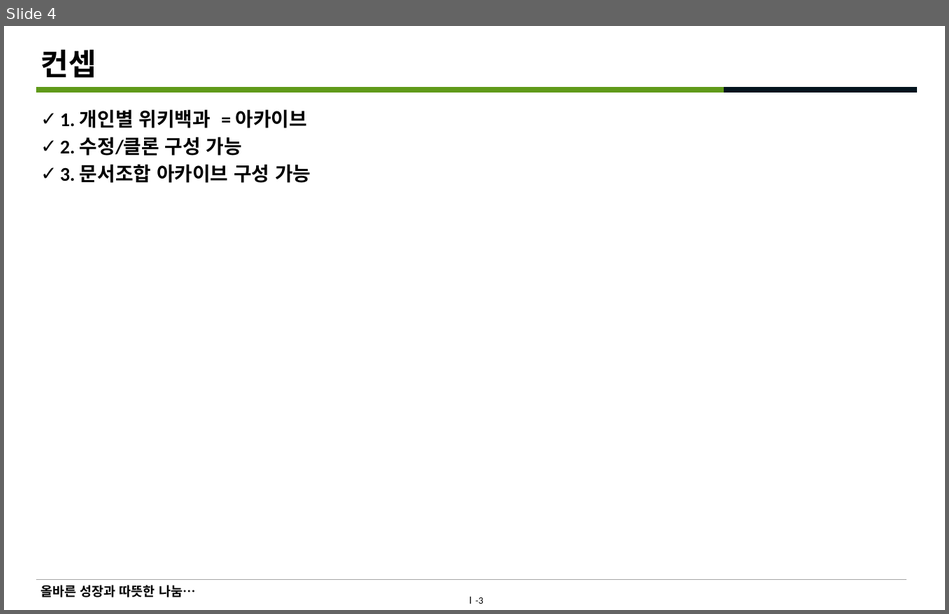
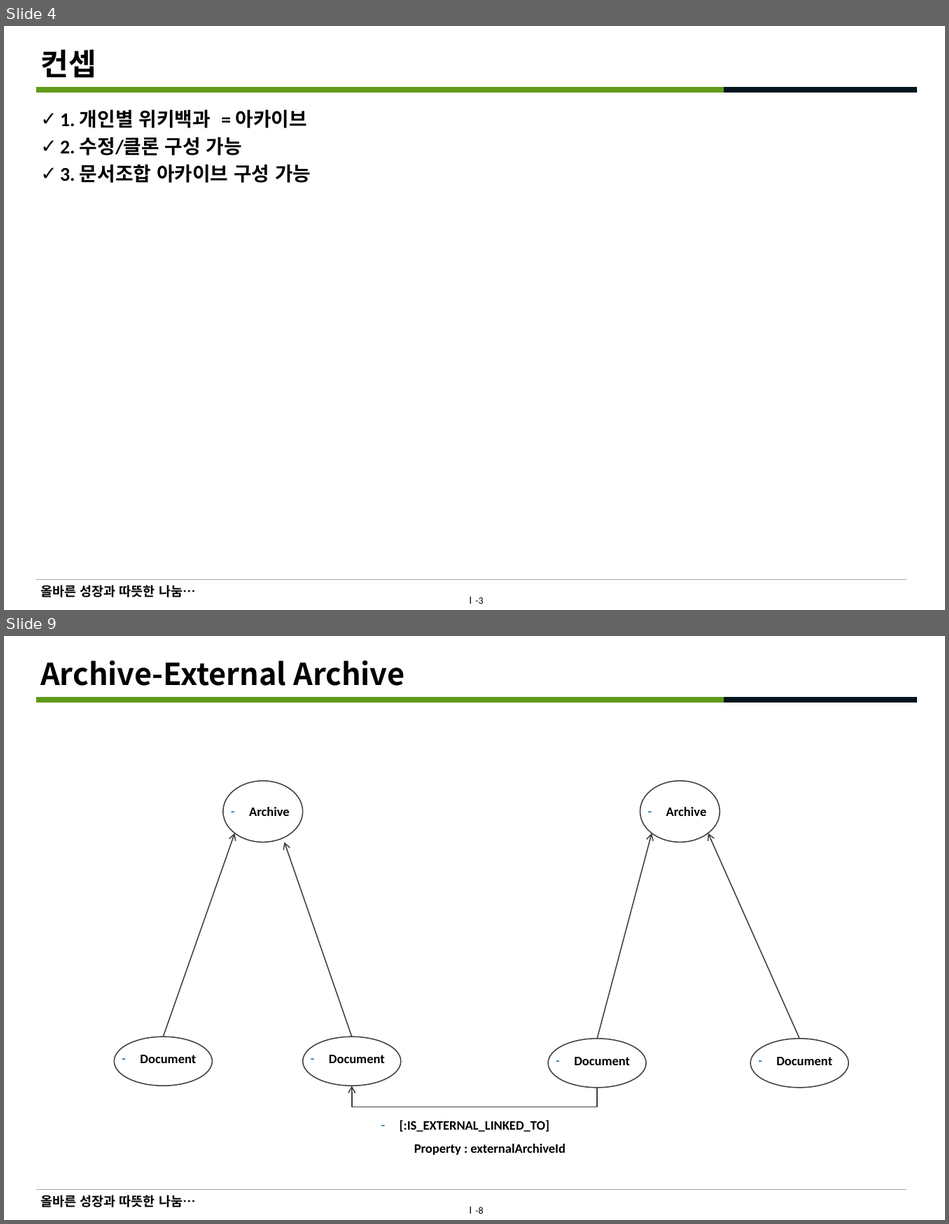
Before and after one commit to D2Archeve/D2FestWork, a slide deck: document/D2Archeve 기획 v.0.1.pptx. Shown one above the other, each under a label of ours: slide 4 before the commit, slides 4 and 9 after it; the slides between them are not shown. The pictures are 949x614 and 949x1224 pixels, drawn with LibreOffice and Linux fonts; fonts in the diff are those of the drawing; background and template pictures are left out. Boxes give left, top, right and bottom in pixels: in the first picture for what was removed or moved away, otherwise in the second. Text is boxed around its words. In the diff, an @@ line names an element or a change of style, - is before the commit and + after.

```diff
--- a/document/D2Archeve 기획 v.0.1.pptx
+++ b/document/D2Archeve 기획 v.0.1.pptx
@@ slide 9 added at (4,636,945,1220), background #FFFFFF; not listed: 5 template elements that a slide beside it also shows @@
@@ title added at (40,660,404,686), 28 pt, text #000000, bold @@
+Archive-External Archive
@@ ellipse added at (223,781,302,842), fill #FFFFFF, outline #404040 1 pt @@
@@ ellipse added at (640,781,719,842), fill #FFFFFF, outline #404040 1 pt @@
@@ text added at (249,807,290,816), 12 pt, text #000000, bold @@
+– Archive
@@ text added at (666,807,707,816), 12 pt, text #000000, bold @@
+– Archive
@@ arrow added from (163, 1037) to (234, 833), #404040 1 pt @@
@@ arrow added from (352, 1037) to (285, 842), #404040 1 pt @@
@@ arrow added from (598, 1038) to (652, 833), #404040 1 pt @@
@@ arrow added from (800, 1038) to (708, 833), #404040 1 pt @@
@@ ellipse added at (114,1037,212,1086), fill #FFFFFF, outline #404040 1 pt @@
@@ text added at (140,1055,196,1063), 12 pt, text #000000, bold @@
+– Document
@@ ellipse added at (303,1037,401,1086), fill #FFFFFF, outline #404040 1 pt @@
@@ text added at (329,1055,385,1063), 12 pt, text #000000, bold @@
+– Document
@@ ellipse added at (549,1038,647,1087), fill #FFFFFF, outline #404040 1 pt @@
@@ ellipse added at (751,1038,849,1087), fill #FFFFFF, outline #404040 1 pt @@
@@ text added at (574,1057,630,1065), 12 pt, text #000000, bold @@
+– Document
@@ text added at (776,1057,832,1065), 12 pt, text #000000, bold @@
+– Document
@@ elbow arrow added from (598, 1087) to (352, 1086), #404040 1 pt @@
@@ text added at (400,1120,549,1132), 12 pt, text #000000, bold @@
+– [:IS_EXTERNAL_LINKED_TO]
@@ text added at (414,1143,565,1155), 12 pt, text #000000, bold @@
+Property : externalArchiveId
```
Also in this commit, not shown: 4 other slides added.
